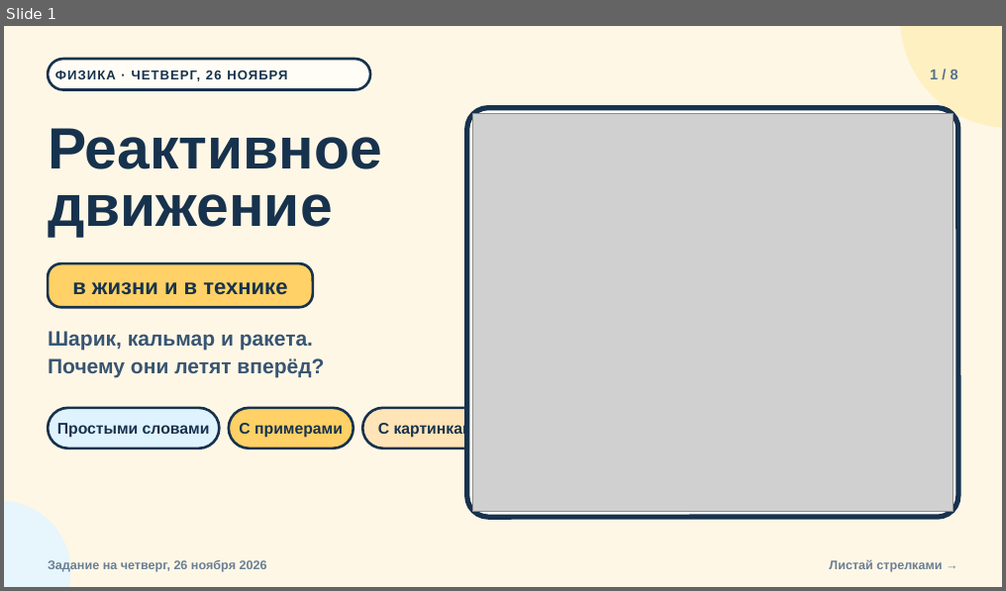
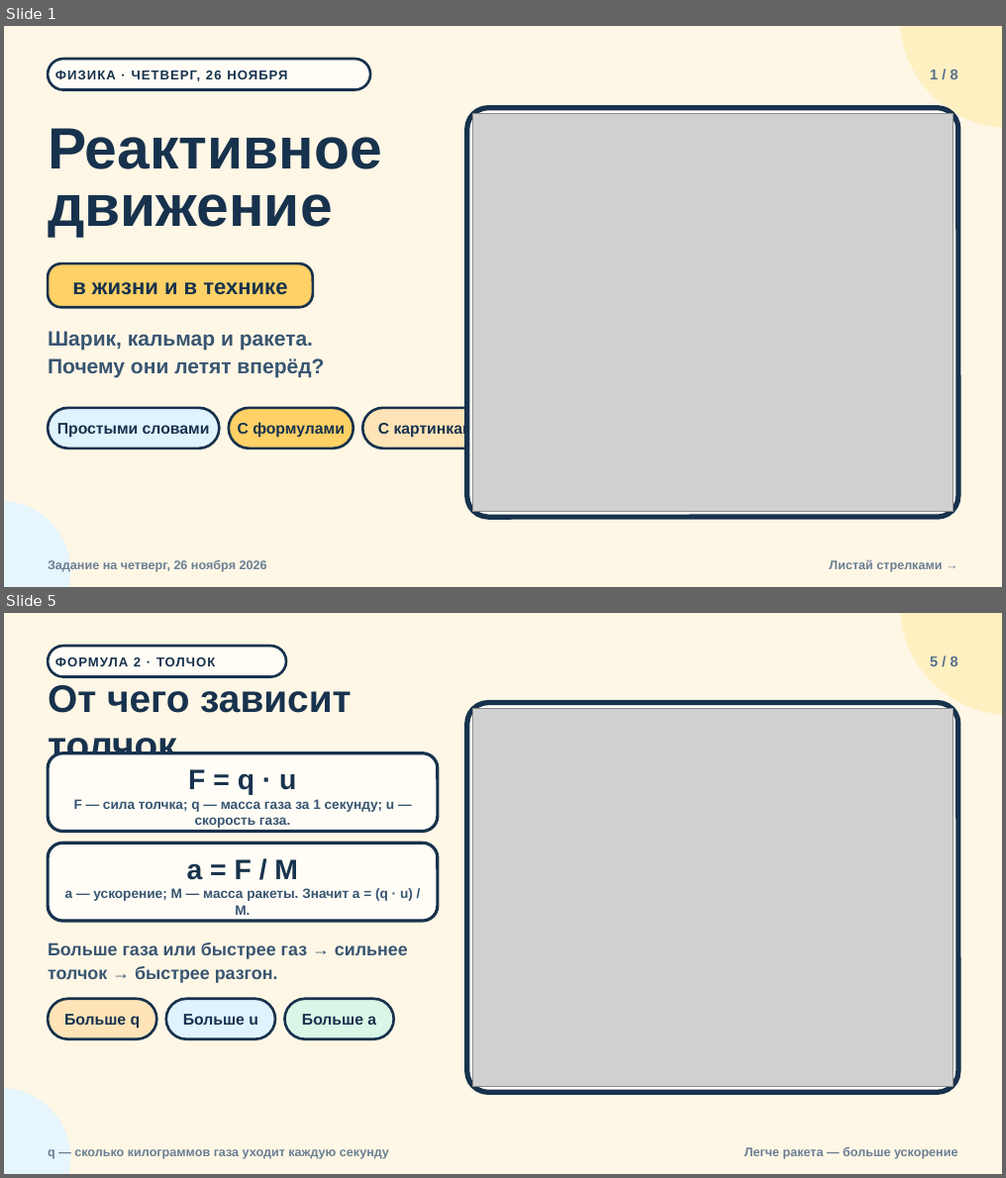
Before and after one commit to NexoMessenger/NexoMessenger, a slide deck: presentations/reaktivnoe-dvizhenie/reaktivnoe-dvizhenie.pptx. Shown one above the other, each under a label of ours: slide 1 before the commit, slides 1 and 5 after it; the slides between them are not shown. The pictures are 1006x591 and 1006x1178 pixels, drawn with LibreOffice and Linux fonts; fonts in the diff are those of the drawing; grey boxes stand for pictures. Boxes give left, top, right and bottom in pixels: in the first picture for what was removed or moved away, otherwise in the second. Text is boxed around its words. In the diff, an @@ line names an element or a change of style, - is before the commit and + after.

```diff
--- a/presentations/reaktivnoe-dvizhenie/reaktivnoe-dvizhenie.pptx
+++ b/presentations/reaktivnoe-dvizhenie/reaktivnoe-dvizhenie.pptx
@@ slide 5 added at bbox=[4, 613, 1002, 1174], background #FFF7E6 @@
@@ ellipse added at bbox=[901, 613, 1002, 715], fill #FFF0C2, outline #FFF0C2 1 pt @@
@@ rounded rectangle added at bbox=[48, 646, 286, 677], fill #FFFDF6, outline #17324D 2.5 pt @@
@@ text added at bbox=[55, 658, 215, 666], 12.5 pt, text #17324D, bold @@
+ФОРМУЛА 2 · ТОЛЧОК
@@ text added at bbox=[930, 657, 958, 666], 14 pt, text #58718B, bold @@
+5 / 8
@@ text added at bbox=[48, 685, 350, 765], 37 pt, text #17324D, bold @@
+От чего зависит толчок
@@ rounded rectangle added at bbox=[467, 703, 958, 1093], fill #FFFDF6, outline #17324D 5 pt @@
@@ picture added at bbox=[472, 708, 953, 1087] @@
@@ rounded rectangle added at bbox=[48, 754, 438, 832], fill #FFFDF6, outline #17324D 3 pt @@
@@ text added at bbox=[188, 769, 296, 795], 27 pt, text #17324D, bold @@
+F = q · u
@@ text added at bbox=[74, 799, 394, 828], 13 pt, text #385572, bold @@
+F — сила толчка; q — масса газа за 1 секунду; u — скорость газа.
@@ rounded rectangle added at bbox=[48, 843, 438, 921], fill #FFFDF6, outline #17324D 3 pt @@
@@ text added at bbox=[187, 860, 298, 880], 27 pt, text #17324D, bold @@
+a = F / M
@@ text added at bbox=[65, 888, 413, 915], 13 pt, text #385572, bold @@
+a — ускорение; M — масса ракеты. Значит a = (q · u) / M.
@@ text added at bbox=[48, 943, 408, 983], 17 pt, text #385572, bold @@
+Больше газа или быстрее газ → сильнее толчок → быстрее разгон.
@@ rounded rectangle added at bbox=[48, 999, 156, 1040], fill #FFE4B8, outline #17324D 2.5 pt @@
@@ text added at bbox=[64, 1014, 141, 1029], 15 pt, text #17324D, bold @@
+Больше q
@@ rounded rectangle added at bbox=[166, 999, 275, 1040], fill #DFF3FF, outline #17324D 2.5 pt @@
@@ text added at bbox=[183, 1014, 258, 1025], 15 pt, text #17324D, bold @@
+Больше u
@@ rounded rectangle added at bbox=[285, 999, 394, 1040], fill #D9F7E6, outline #17324D 2.5 pt @@
@@ text added at bbox=[302, 1014, 376, 1025], 15 pt, text #17324D, bold @@
+Больше a
@@ ellipse added at bbox=[4, 1088, 70, 1174], fill #E7F5FC, outline #E7F5FC 1 pt @@
@@ text added at bbox=[48, 1150, 389, 1159], 12 pt, text #6A7F94, bold @@
+q — сколько килограммов газа уходит каждую секунду
@@ text added at bbox=[745, 1148, 958, 1159], 12 pt, text #6A7F94, bold @@
+Легче ракета — больше ускорение
@@ slide 1 changed as well @@
@@ text at bbox=[238, 422, 345, 438]: text changed @@
-С примерами
+С формулами
```
Also in this commit, not shown: 6 other slides added, 7 slides removed, 5 other files.
